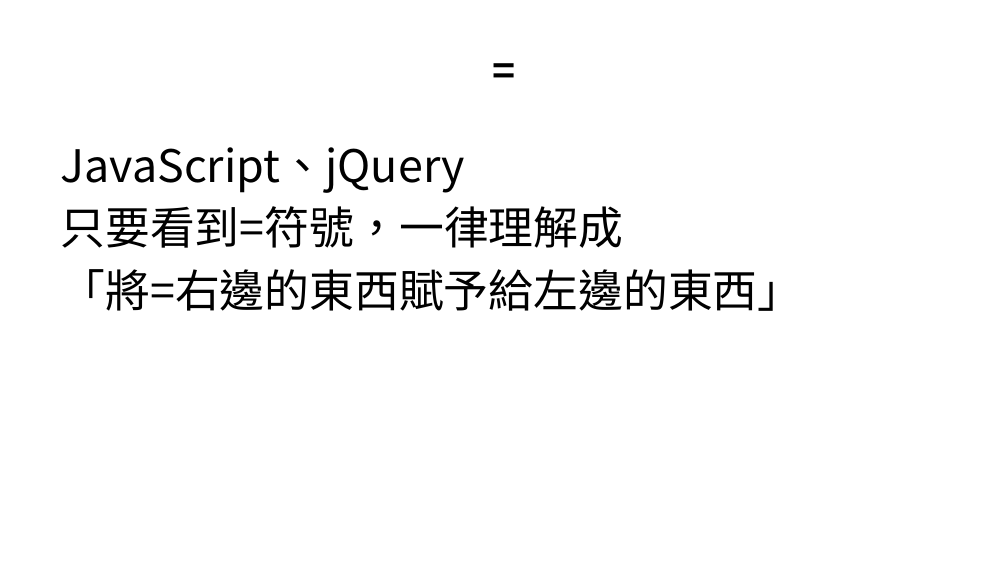
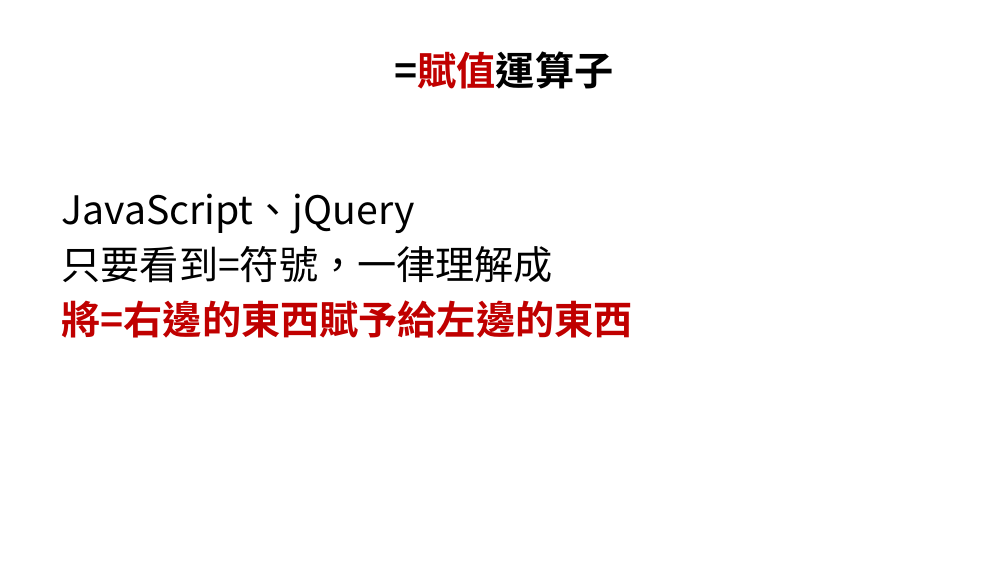
Before and after one commit to allen8101070/JavaScript-PPT, a slide deck: slide 36 of javaScript.pptx (slide 38 before the commit). Drawn at 1008x567 pixels with LibreOffice and Linux fonts; fonts in the diff are those of the drawing. Boxes give left, top, right and bottom in pixels: in the first picture for what was removed or moved away, otherwise in the second. Text is boxed around its words. In the diff, an @@ line names an element or a change of style, - is before the commit and + after.

Commit message:
運算子大綱完成

```diff
--- a/javaScript.pptx
+++ b/javaScript.pptx
@@ title removed at <box>50,23,958,118</box> @@
-=
@@ title added at <box>395,51,614,89</box>, 28 pt, text #000000, bold @@
+=賦值運算子
@@ text "JavaScript、jQuery": place and size @@
-text "JavaScript、jQuery" at <box>60,147,802,311</box>
+text "JavaScript、jQuery" at <box>62,193,633,338</box>
@@ text at <box>62,193,553,283</box>: size 32 to 28 pt in "JavaScript、jQuery", "只要看到=符號，一律理解成" @@
@@ text at <box>62,300,633,338</box>: text changed; size 32 to 28 pt; text colour #000000 to #C00000; bold on @@
-「將=右邊的東西賦予給左邊的東西」
+將=右邊的東西賦予給左邊的東西
```
Also in this commit, not shown: 12 other slides changed, 6 slides added, 4 slides removed.
